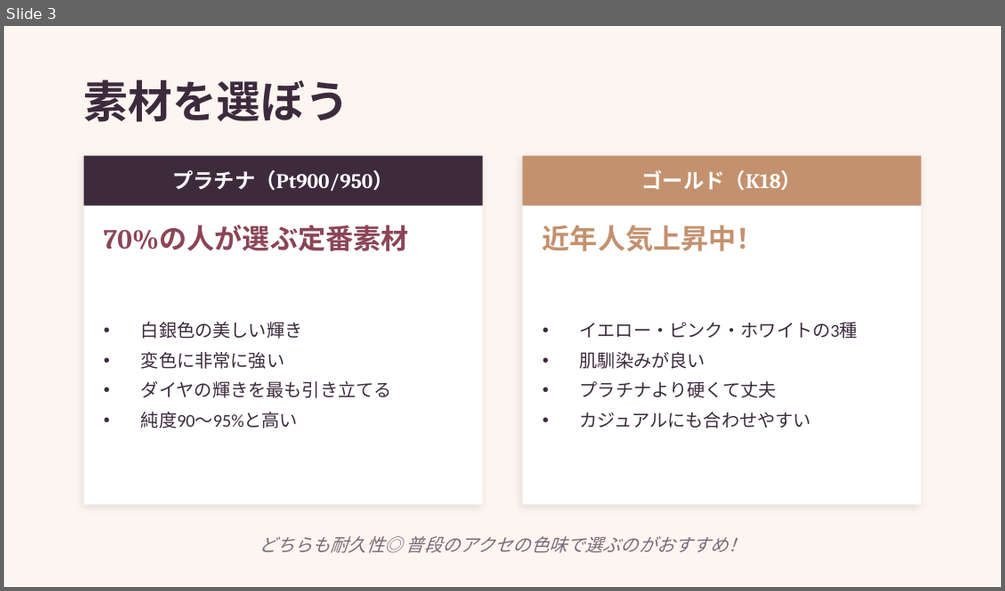
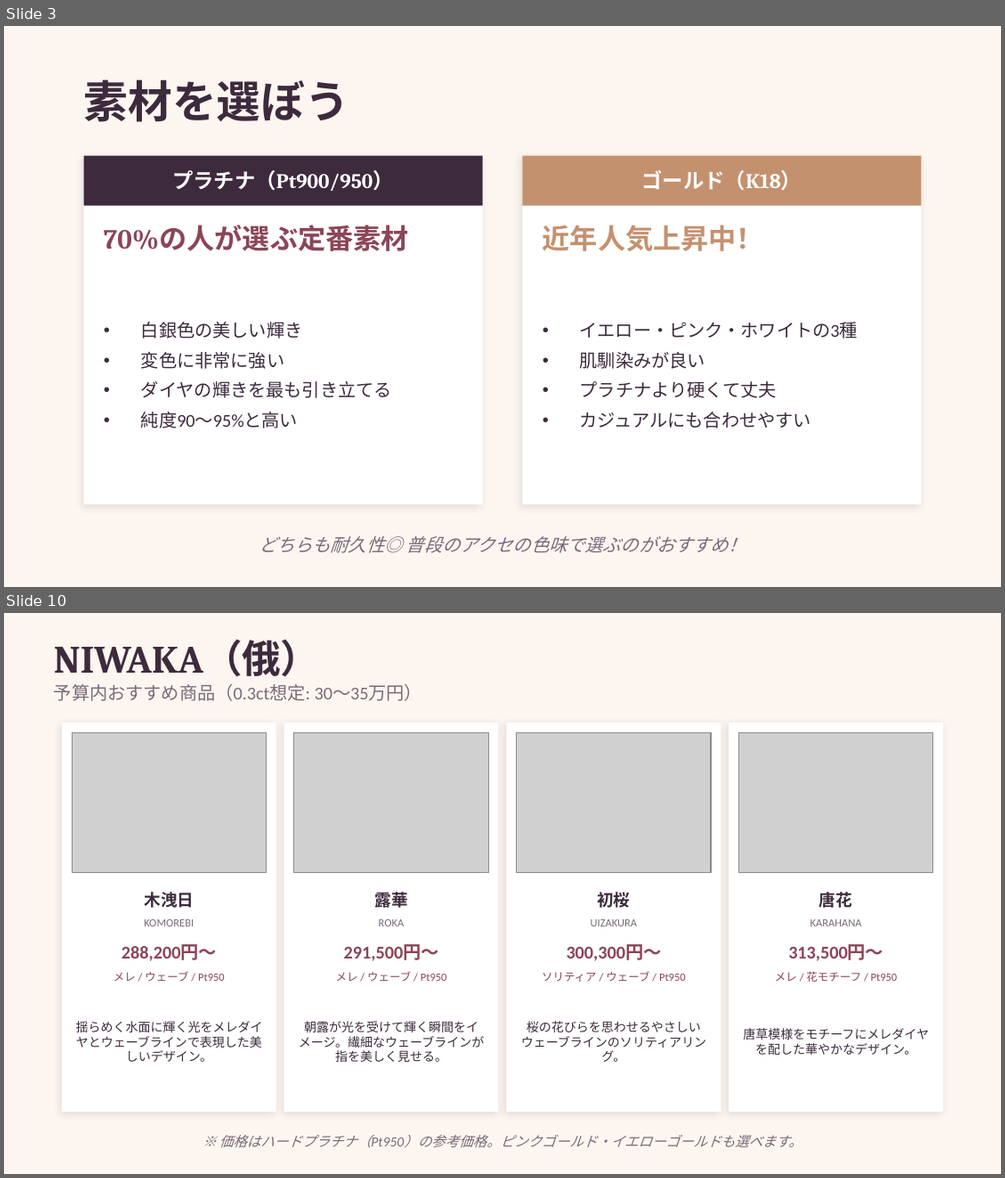
Before and after one commit to yamaguchi-milkcocholate/engagement-ring, a slide deck: docs/婚約指輪ガイド.pptx. Shown one above the other, each under a label of ours: slide 3 before the commit, slides 3 and 10 after it; the slides between them are not shown. The pictures are 1005x591 and 1005x1178 pixels, drawn with LibreOffice and Linux fonts; fonts in the diff are those of the drawing; grey boxes stand for pictures. Boxes give left, top, right and bottom in pixels: in the first picture for what was removed or moved away, otherwise in the second. Text is boxed around its words. In the diff, an @@ line names an element or a change of style, - is before the commit and + after.

```diff
--- a/docs/婚約指輪ガイド.pptx
+++ b/docs/婚約指輪ガイド.pptx
@@ slide 10 added at box(4, 613, 1001, 1174), background #FDF6F0 @@
@@ text added at box(54, 639, 320, 676), 28 pt, text #3D2B3D, bold @@
+NIWAKA（俄）
@@ text added at box(54, 684, 423, 701), 13 pt, text #7A6A7A @@
+予算内おすすめ商品（0.3ct想定: 30〜35万円）
@@ rectangle added at box(62, 722, 276, 1111), fill #FFFFFF @@
@@ picture added at box(72, 732, 267, 872) @@
@@ rectangle added at box(284, 722, 499, 1111), fill #FFFFFF @@
@@ picture added at box(294, 732, 488, 872) @@
@@ rectangle added at box(506, 722, 720, 1111), fill #FFFFFF @@
@@ picture added at box(517, 732, 711, 872) @@
@@ rectangle added at box(728, 722, 943, 1111), fill #FFFFFF @@
@@ picture added at box(738, 732, 933, 872) @@
@@ text added at box(144, 892, 194, 908), 12 pt, text #3D2B3D, bold @@
+木洩日
@@ text added at box(374, 889, 407, 911), 12 pt, text #3D2B3D, bold @@
+露華
@@ text added at box(597, 892, 630, 908), 12 pt, text #3D2B3D, bold @@
+初桜
@@ text added at box(819, 892, 852, 908), 12 pt, text #3D2B3D, bold @@
+唐花
@@ text added at box(144, 919, 194, 926), 8 pt, text #7A6A7A @@
+KOMOREBI
@@ text added at box(379, 919, 404, 926), 8 pt, text #7A6A7A @@
+ROKA
@@ text added at box(591, 919, 637, 926), 8 pt, text #7A6A7A @@
+UIZAKURA
@@ text added at box(810, 919, 862, 926), 8 pt, text #7A6A7A @@
+KARAHANA
@@ text added at box(121, 944, 217, 961), 13 pt, text #8B4557, bold @@
+288,200円〜
@@ text added at box(344, 944, 439, 961), 13 pt, text #8B4557, bold @@
+291,500円〜
@@ text added at box(566, 944, 662, 961), 13 pt, text #8B4557, bold @@
+300,300円〜
@@ text added at box(788, 944, 883, 961), 13 pt, text #8B4557, bold @@
+313,500円〜
@@ text added at box(113, 971, 225, 981), 8 pt, text #8B4557 @@
+メレ / ウェーブ / Pt950
@@ text added at box(336, 971, 447, 981), 8 pt, text #8B4557 @@
+メレ / ウェーブ / Pt950
@@ text added at box(542, 971, 686, 981), 8 pt, text #8B4557 @@
+ソリティア / ウェーブ / Pt950
@@ text added at box(775, 971, 898, 981), 8 pt, text #8B4557 @@
+メレ / 花モチーフ / Pt950
@@ text added at box(76, 1021, 263, 1062), 9 pt, text #3D2B3D @@
+揺らめく水面に輝く光をメレダイヤとウェーブラインで表現した美しいデザイン。
@@ text added at box(299, 1021, 485, 1062), 9 pt, text #3D2B3D @@
+朝露が光を受けて輝く瞬間をイメージ。繊細なウェーブラインが指を美しく見せる。
@@ text added at box(521, 1021, 707, 1062), 9 pt, text #3D2B3D @@
+桜の花びらを思わせるやさしいウェーブラインのソリティアリング。
@@ text added at box(743, 1028, 929, 1054), 9 pt, text #3D2B3D @@
+唐草模様をモチーフにメレダイヤを配した華やかなデザイン。
@@ text added at box(219, 1135, 802, 1148), 10 pt, text #7A6A7A, italic @@
+※ 価格はハードプラチナ（Pt950）の参考価格。ピンクゴールド・イエローゴールドも選べます。
```
Also in this commit, not shown: 4 slides changed, 5 other slides added, 22 other files.
